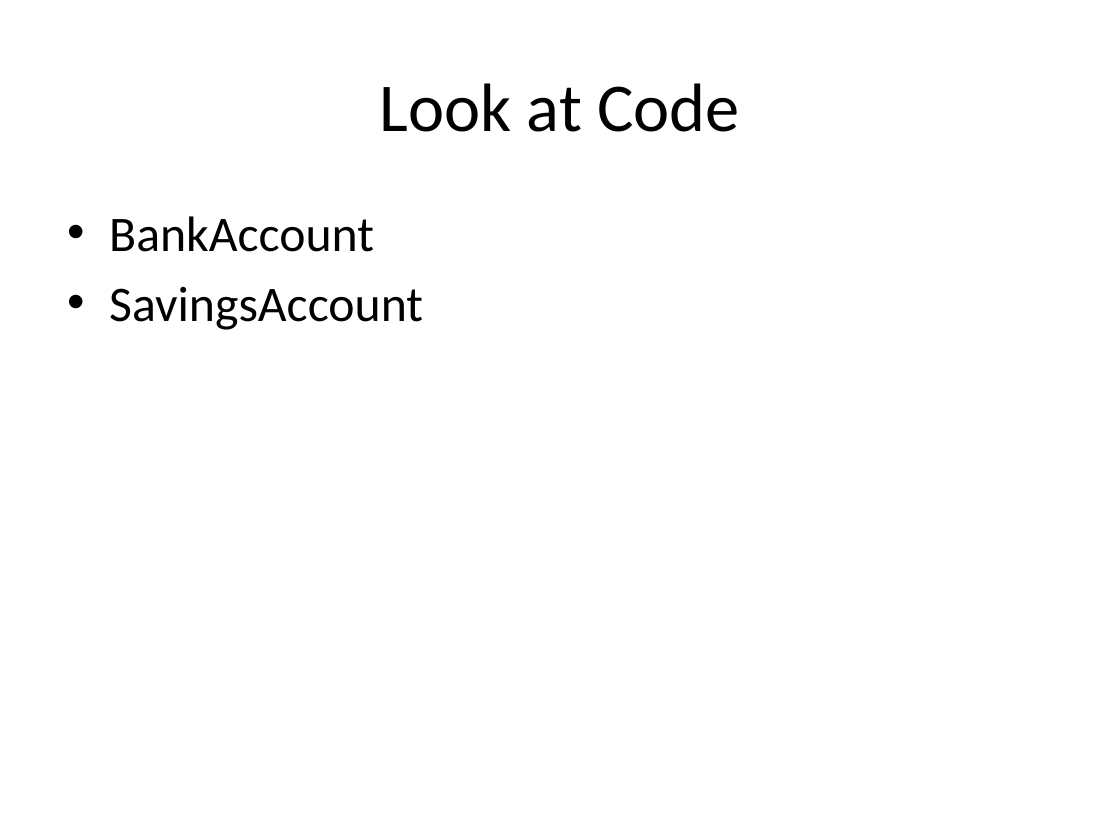
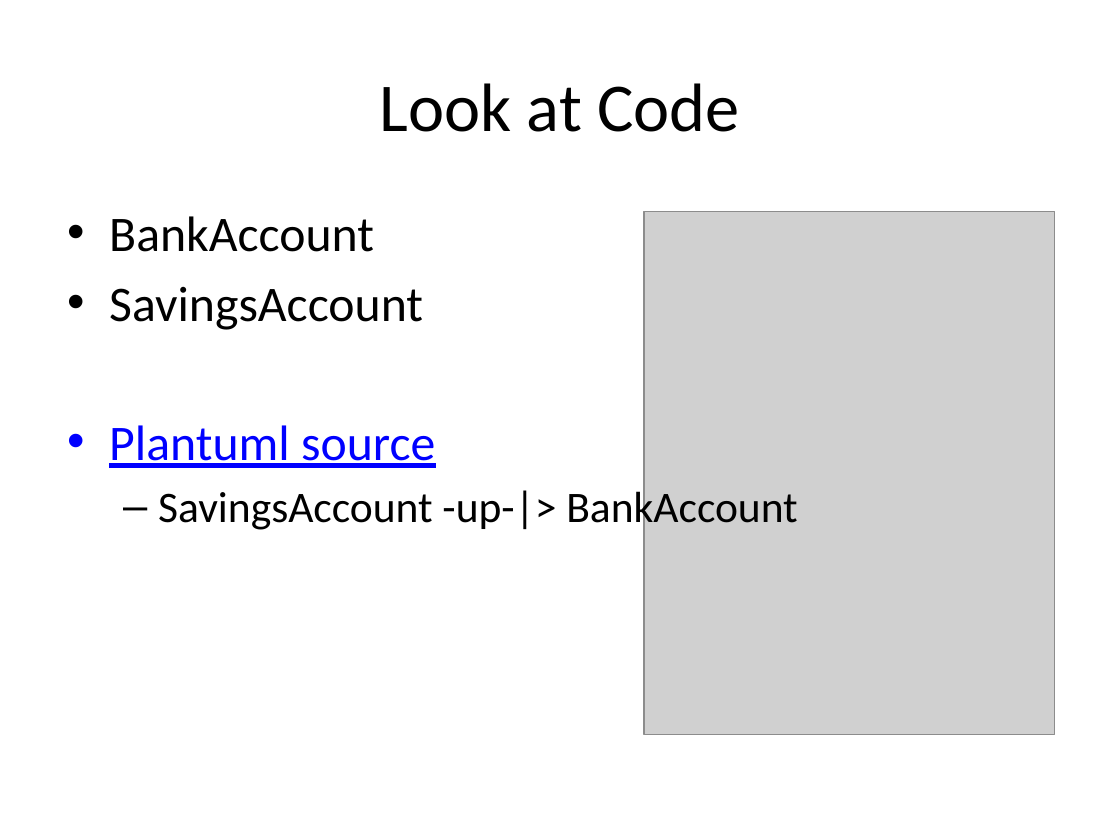
Before and after one commit to RHIT-CSSE/csse220, a slide deck: slide 6 of ClassMaterials/Inheritance/Slides/Inheritance.pptx. Drawn at 1120x840 pixels with LibreOffice and Linux fonts; fonts in the diff are those of the drawing; grey boxes stand for pictures. Boxes give left, top, right and bottom in pixels: in the first picture for what was removed or moved away, otherwise in the second. Text is boxed around its words. In the diff, an @@ line names an element or a change of style, - is before the commit and + after.

```diff
--- a/ClassMaterials/Inheritance/Slides/Inheritance.pptx
+++ b/ClassMaterials/Inheritance/Slides/Inheritance.pptx
@@ picture added at bbox=[644, 212, 1055, 735] @@
@@ text at bbox=[109, 425, 797, 533]: paragraphs added @@
+• Plantuml source
+  – SavingsAccount -up-|> BankAccount
```
Also in this commit, not shown: 1 other slide changed, 1 slide added, 1 other file.
